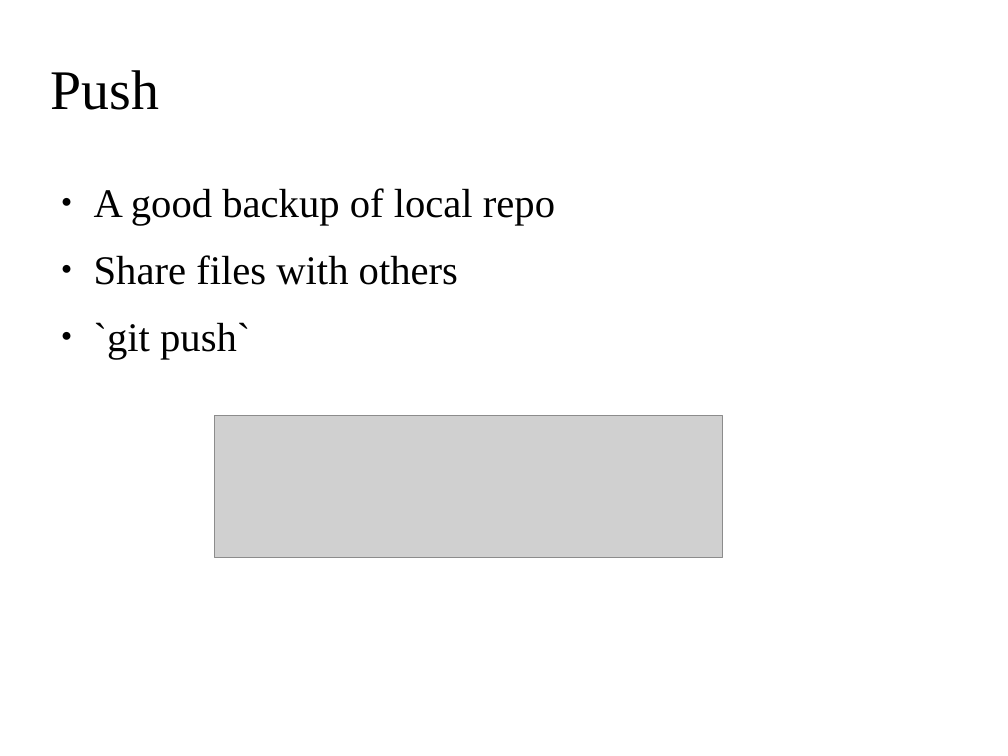
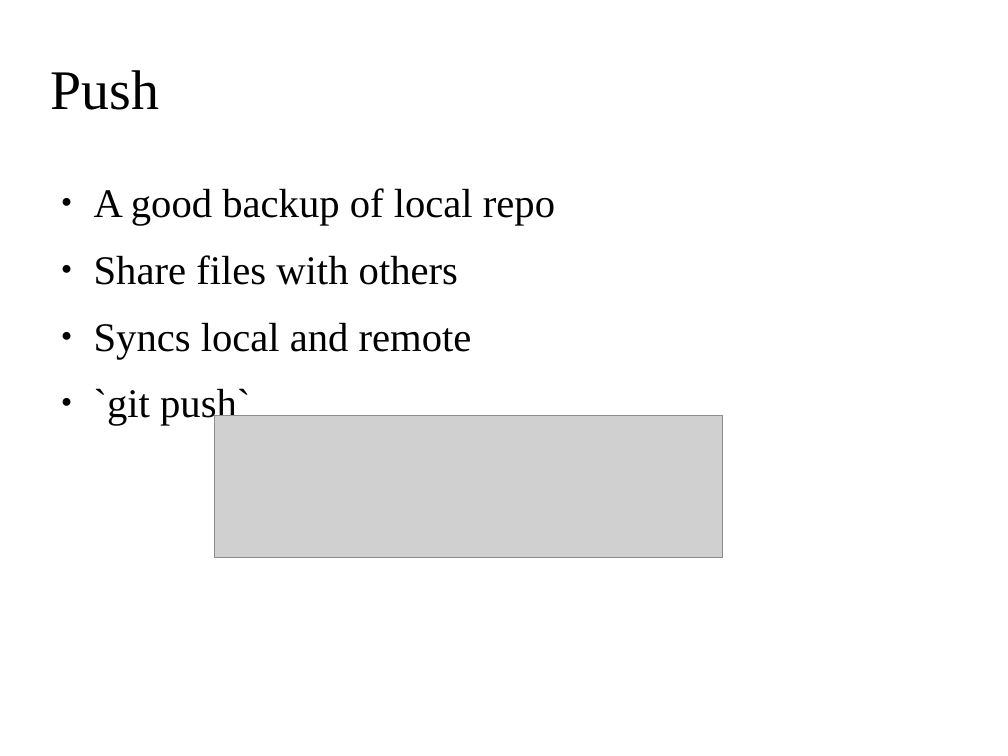
Before and after one commit to ehsansh84/git-tutorial, a slide deck: slide 30 of git.odp (slide 29 before the commit). Drawn at 1008x756 pixels with LibreOffice and Linux fonts; fonts in the diff are those of the drawing; grey boxes stand for pictures; background and template pictures are left out. Boxes give left, top, right and bottom in pixels: in the first picture for what was removed or moved away, otherwise in the second. Text is boxed around its words. In the diff, an @@ line names an element or a change of style, - is before the commit and + after.

Commit message:
40 slides

```diff
--- a/git.odp
+++ b/git.odp
@@ text at (x1=94, y1=322, x2=472, y2=359): paragraph added @@
+● Syncs local and remote
```
Also in this commit, not shown: 1 other slide changed, 15 slides added.
